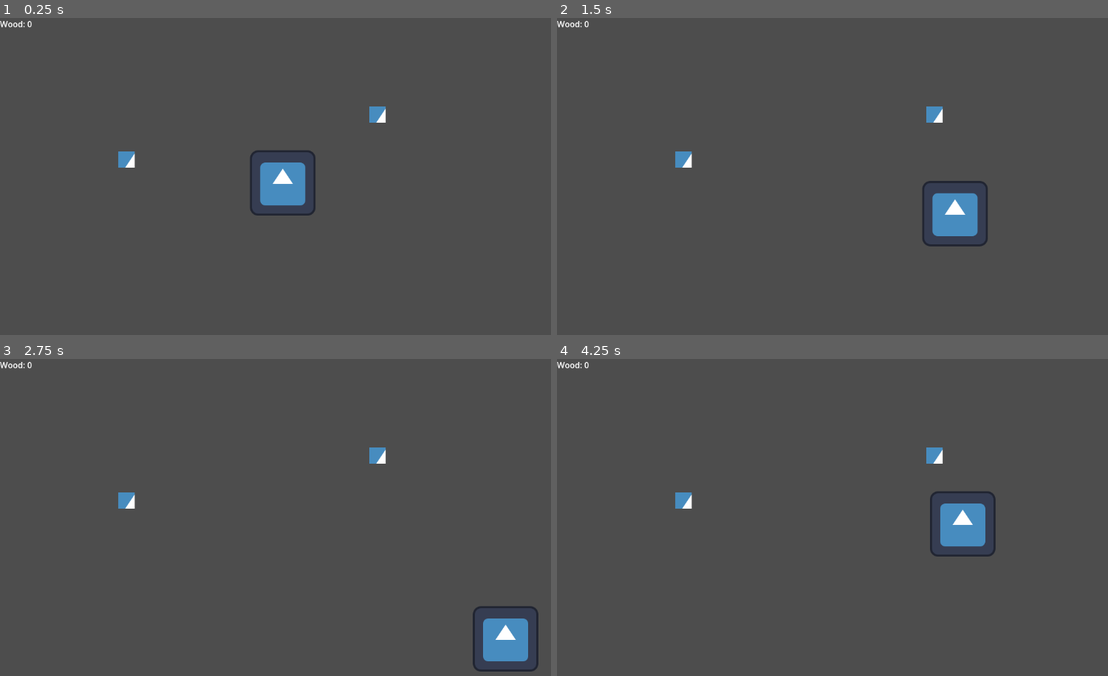
Above: before the commit, frames 1-4 (two rows, left to right).
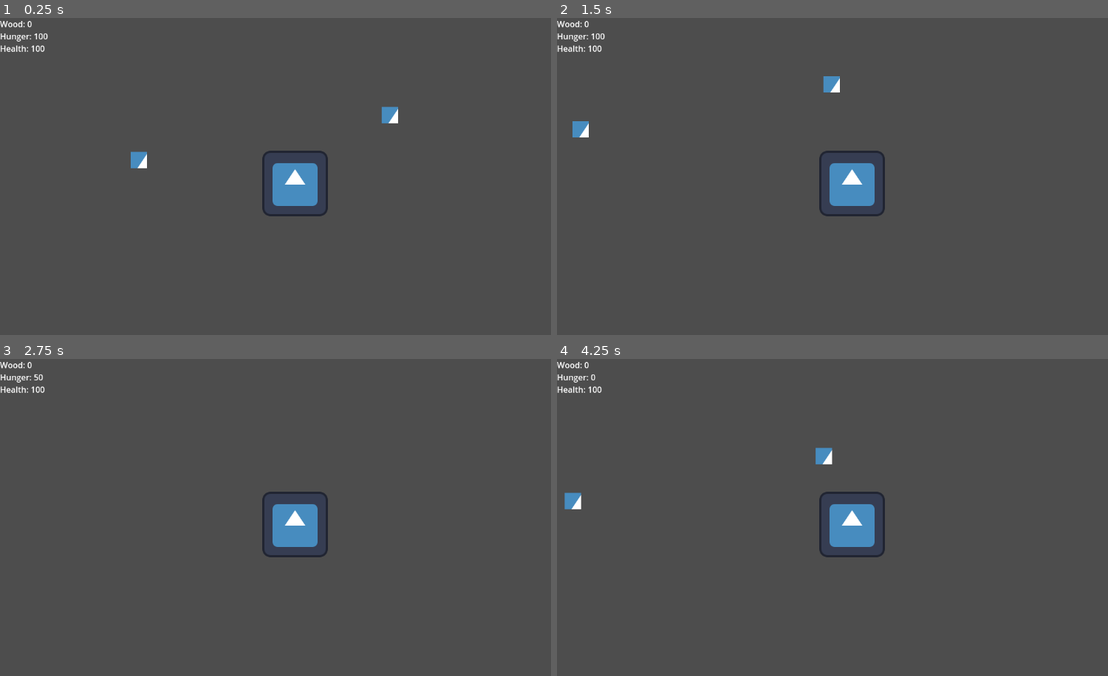
Above: after the commit, the same moments.

Repository: 7riciu/survival-game
Game: Godot game, scene res://scenes/game.tscn
Two runs of this game, one before a commit and one after it. Both use one fixed random seed, a clock stepped at 60 frames per second and the inputs below. The engine's default icon, where the game draws it, is replaced by a stand-in: a white triangle on a blue panel in a dark square.
Inputs (mouse positions are in pixels of both pictures, inside the frame that each line leads up to):
- Up to frame 1 (0.25 s): no input
- Up to frame 2 (1.5 s): tap Enter at 0.5 s; move the mouse to (981, 166) at 0.52 s; hold Right (right) 0.53-1.28 s; click (981, 166) at 0.6 s; move the mouse to (733, 198) at 1.27 s; hold Down (down) from 1.28 s (still down); tap Alt at 1.35 s
- Up to frame 3 (2.75 s): move the mouse to (352, 450) at 2.02 s; release Down (down) at 2.03 s; hold Right (right) from 2.03 s (still down); tap Shift at 2.1 s
- Up to frame 4 (4.25 s): move the mouse to (821, 590) at 2.77 s; release Right (right) at 2.78 s; hold Up (up) 2.78-3.53 s; click (821, 590) at 2.85 s; move the mouse to (1030, 574) at 3.52 s; hold Left (left) from 3.53 s (still down); tap Alt at 3.6 s

The runs differ from the first frame. In frame 1, 1.9% of the frame differs, in the area x 0-73%, y 4-63%; in frame 2, 3.6%; in frame 3, 3.3%; in frame 4, 3.7%, in the area x 0-80%, y 4-63%.

Commit message:
I made a hunger and health ui

Diff:
--- a/scenes/game.tscn
+++ b/scenes/game.tscn
@@ -12,6 +12,8 @@
 [node name="player" parent="." instance=ExtResource("1_uwrxv")]
 position = Vector2(552, 323)
 
+[node name="Camera2D" type="Camera2D" parent="player"]
+
 [node name="tree" parent="." instance=ExtResource("2_yqjtg")]
 position = Vector2(737, 189)
 
--- /dev/null
+++ b/scenes/stone.tscn
@@ -0,0 +1,3 @@
+[gd_scene format=3 uid="uid://ckhdw1omvpuys"]
+
+[node name="stone" type="CharacterBody2D"]
--- a/scenes/ui.tscn
+++ b/scenes/ui.tscn
@@ -1,6 +1,8 @@
-[gd_scene load_steps=2 format=3 uid="uid://ddckudl6jhlc2"]
+[gd_scene load_steps=4 format=3 uid="uid://ddckudl6jhlc2"]
 
-[ext_resource type="Script" uid="uid://dbyc4oejeqqjk" path="res://scripts/wood_count.gd" id="1_nt7q6"]
+[ext_resource type="Script" uid="uid://dbyc4oejeqqjk" path="res://scripts/wood_ui.gd" id="1_nt7q6"]
+[ext_resource type="Script" uid="uid://gwybqpokg854" path="res://scripts/health_ui.gd" id="2_x4jx1"]
+[ext_resource type="Script" uid="uid://d3degbt5mne77" path="res://scripts/hunger_ui.gd" id="3_yev5y"]
 
 [node name="UI" type="CanvasLayer"]
 
@@ -12,3 +14,17 @@
 offset_bottom = 0.3199997
 text = "Wood: 0"
 script = ExtResource("1_nt7q6")
+
+[node name="health" type="Label" parent="." groups=["health_ui"]]
+offset_top = 48.0
+offset_right = 94.0
+offset_bottom = 71.0
+text = "Health: 100"
+script = ExtResource("2_x4jx1")
+
+[node name="hunger" type="Label" parent="." groups=["hunger_ui"]]
+offset_top = 24.0
+offset_right = 80.0
+offset_bottom = 47.0
+text = "Hunger: 100"
+script = ExtResource("3_yev5y")
--- /dev/null
+++ b/scripts/health_ui.gd
@@ -0,0 +1,11 @@
+extends Label
+
+var health = 100
+
+func health_decrese_by_hunger():
+	health -= 2
+	self.text = "Health: " + str(health)
+
+func health_decrese_by_enemy():
+	health -= 10
+	self.text = "Health: " + str(health)
--- /dev/null
+++ b/scripts/hunger_ui.gd
@@ -0,0 +1,7 @@
+extends Label
+
+var hunger = 100
+
+func hunger_decrease_by_time():
+	hunger -= 50
+	self.text = "Hunger: " + str(hunger)
--- a/scripts/player.gd
+++ b/scripts/player.gd
@@ -1,14 +1,15 @@
 extends CharacterBody2D
 
 @onready var tree = get_tree().get_nodes_in_group("tree")
+@onready var health_ui = get_tree().get_first_node_in_group("health_ui")
+@onready var hunger_ui = get_tree().get_first_node_in_group("hunger_ui")
 
-@onready var player_health = 100
-@onready var player_hunger = 100
 @onready var player_thirst = 100
 var speed = 300.0
 
 func _ready() -> void:
 	hunger_decrese()
+	hungry_health_decrease()
 
 func _physics_process(_delta: float) -> void:
 
@@ -21,13 +22,12 @@
 	move_and_slide()
 
 func hunger_decrese():
-	while player_hunger > 0:
+	while hunger_ui.hunger > 0:
 		await get_tree().create_timer(2).timeout
-		player_hunger -= 2
-		print(player_hunger)
+		hunger_ui.hunger_decrease_by_time()
 	hungry_health_decrease()
 
 func hungry_health_decrease():
-	while player_hunger <= 0 and player_health >= 20:
+	while hunger_ui.hunger <= 0 and health_ui.health >= 20:
 		await get_tree().create_timer(1).timeout
-		player_health -= 2
+		health_ui.health_decrese_by_hunger()
Not shown, added: scripts/health_ui.gd.uid
Not shown, added: scripts/hunger_ui.gd.uid
Renamed: scripts/wood_count.gd -> scripts/wood_ui.gd
Renamed: scripts/wood_count.gd.uid -> scripts/wood_ui.gd.uid
